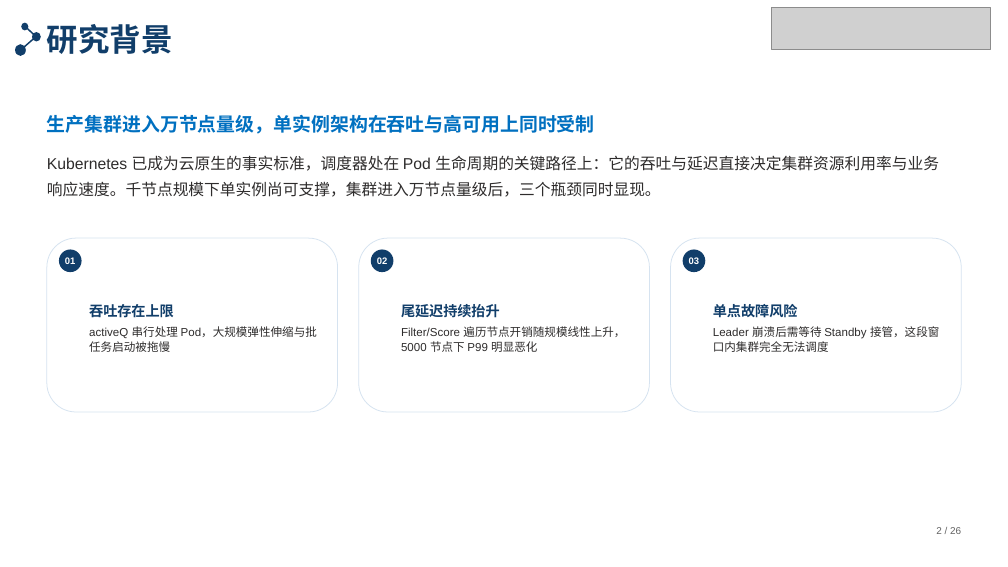
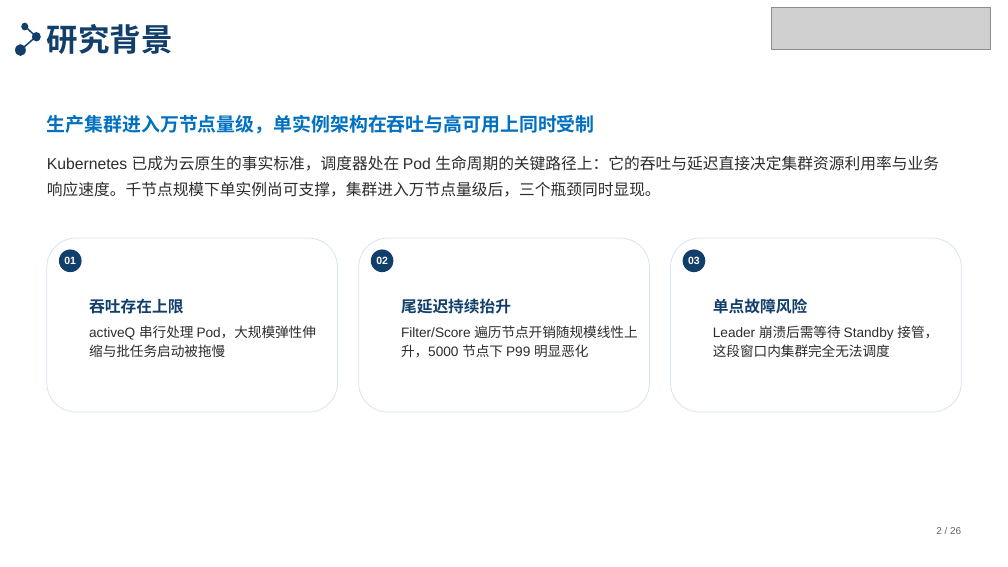
Before and after one commit to tengfei86/godel-scheduler, a slide deck: slide 2 of docs/thesis/defense/答辩PPT-北航模板版.pptx. Drawn at 1008x567 pixels with LibreOffice and Linux fonts; fonts in the diff are those of the drawing; grey boxes stand for pictures. Boxes give left, top, right and bottom in pixels: in the first picture for what was removed or moved away, otherwise in the second. Text is boxed around its words. In the diff, an @@ line names an element or a change of style, - is before the commit and + after.

```diff
--- a/docs/thesis/defense/答辩PPT-北航模板版.pptx
+++ b/docs/thesis/defense/答辩PPT-北航模板版.pptx
@@ text "吞吐存在上限" at <box>89,298,316,357</box>: size 13.5 to 15 pt in "吞吐存在上限"; size 11 to 13 pt in "activeQ 串行处理 Pod，大规模弹性伸缩与批任务启动被拖慢"; line spacing 1.1 to 1.15; more space between paragraphs @@
@@ text "尾延迟持续抬升" at <box>401,298,637,357</box>: size 13.5 to 15 pt in "尾延迟持续抬升"; size 11 to 13 pt in "Filter/Score 遍历节点开销随规模线性上升，5000 节点下 P99 明显恶化"; line spacing 1.1 to 1.15; more space between paragraphs @@
@@ size 9 to 10 pt in 3 elements at <box>59,249,82,272</box>, <box>371,249,394,272</box>, <box>682,249,705,272</box> @@
@@ text "单点故障风险" at <box>713,298,938,357</box>: size 13.5 to 15 pt in "单点故障风险"; size 11 to 13 pt in "Leader 崩溃后需等待 Standby 接管，这段窗口内集群完全无法调度"; line spacing 1.1 to 1.15; more space between paragraphs @@
```
Also in this commit, not shown: 3 other slides changed, 2 other files.
